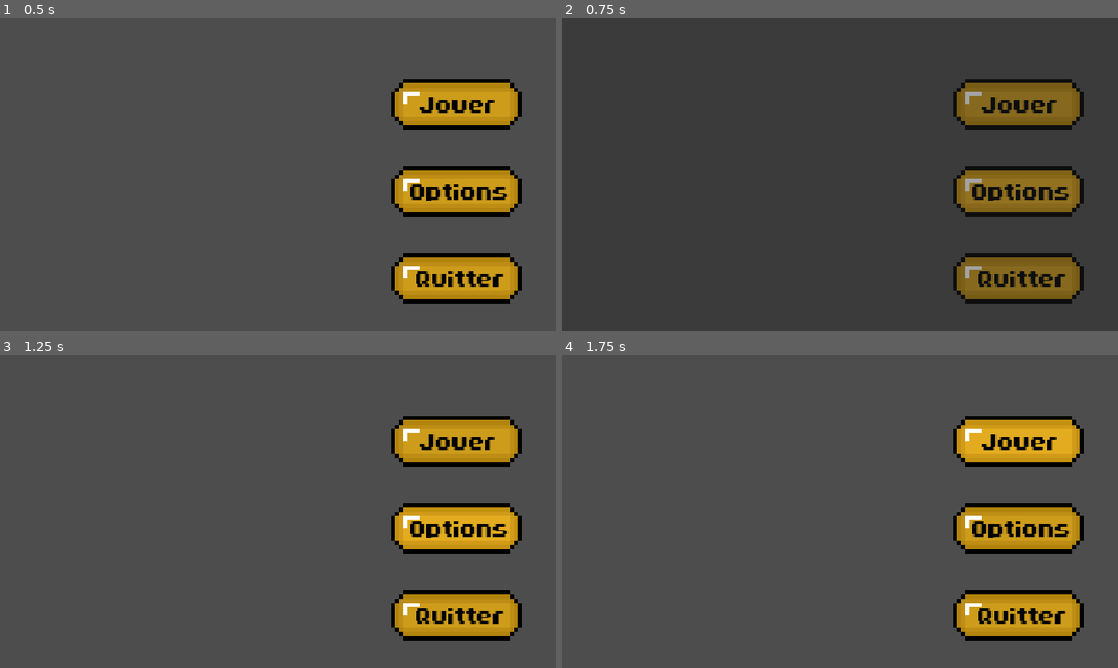
Above: before the commit, frames 1-4 (two rows, left to right).
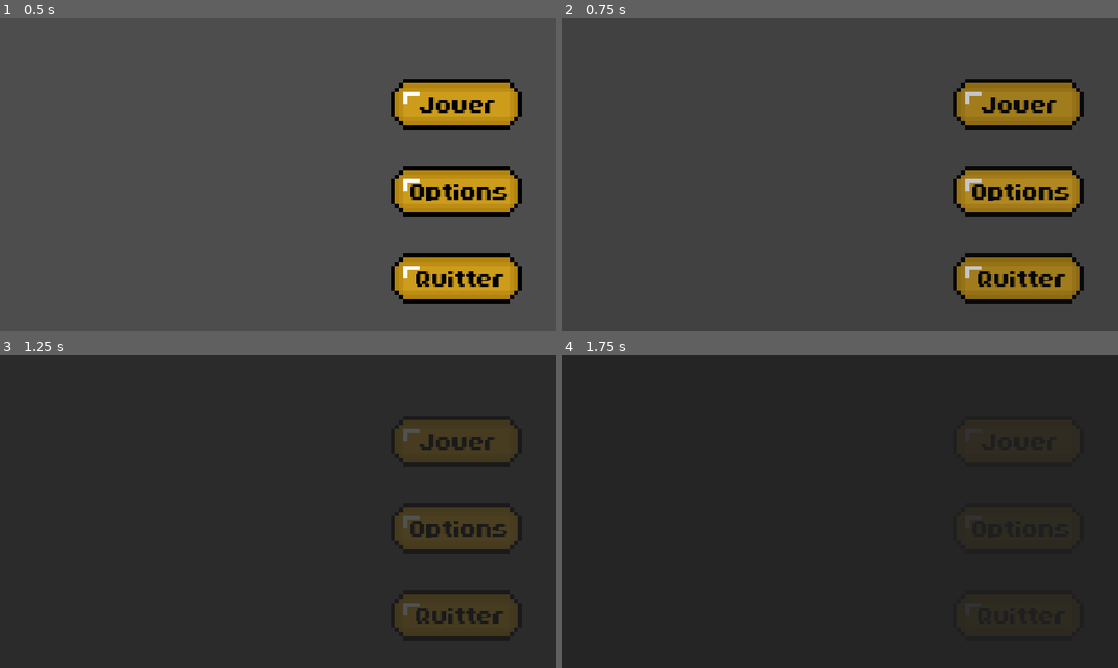
Above: after the commit, the same moments.

Repository: Abderrahim-bouhraoua/Le-Reste-Vivre
Game: Godot game, scene res://scenes/menu_principal.tscn
The game is run twice, just before and just after one commit, with the same random seed, the same clock (stepped at 60 frames per second) and the same inputs.
Inputs (mouse positions are in pixels of both pictures, inside the frame that each line leads up to):
- Up to frame 1 (0.5 s): no input
- Up to frame 2 (0.75 s): click (1017, 190) at 0.5 s
- Up to frame 3 (1.25 s): no input
- Up to frame 4 (1.75 s): click (1017, 442) at 1.25 s

Frame 1 is identical in both runs. In frame 2, 5.7% of the frame differs, in the area x 71-94%, y 22-89%; in frame 3, 100%; in frame 4, 100%, in the area x 0-100%, y 0-100%.

Commit message:
Fix bug transition d'animation timer

Diff:
--- a/scenes/fade_transition.tscn
+++ b/scenes/fade_transition.tscn
@@ -11,9 +11,9 @@
 tracks/0/loop_wrap = true
 tracks/0/keys = {
 "times": PackedFloat32Array(0, 0.5),
-"transitions": PackedFloat32Array(0.5, 1),
+"transitions": PackedFloat32Array(1, 1),
 "update": 0,
-"values": [Color(1, 1, 1, 1), Color(1, 1, 1, 0)]
+"values": [Color(1, 1, 1, 0), Color(1, 1, 1, 1)]
 }
 
 [sub_resource type="Animation" id="Animation_6uw4y"]
@@ -27,9 +27,9 @@
 tracks/0/loop_wrap = true
 tracks/0/keys = {
 "times": PackedFloat32Array(0, 0.5),
-"transitions": PackedFloat32Array(2, 1),
+"transitions": PackedFloat32Array(1, 1),
 "update": 0,
-"values": [Color(1, 1, 1, 0), Color(1, 1, 1, 1)]
+"values": [Color(1, 1, 1, 1), Color(1, 1, 1, 0)]
 }
 
 [sub_resource type="Animation" id="Animation_RESET"]
@@ -44,7 +44,7 @@
 "times": PackedFloat32Array(0),
 "transitions": PackedFloat32Array(1),
 "update": 0,
-"values": [Color(1, 1, 1, 1)]
+"values": [Color(1, 1, 1, 0)]
 }
 
 [sub_resource type="AnimationLibrary" id="AnimationLibrary_3nli8"]
@@ -58,7 +58,7 @@
 offset_right = 1397.0
 offset_bottom = 818.0
 mouse_filter = 2
-color = Color(0.13149942, 0.13149942, 0.13149942, 1)
+color = Color(0, 0, 0, 1)
 
 [node name="AnimationPlayer" type="AnimationPlayer" parent="." unique_id=438213010]
 libraries = {
--- a/scenes/menu_principal.tscn
+++ b/scenes/menu_principal.tscn
@@ -60,6 +60,8 @@
 
 [node name="Fade_transition" parent="." unique_id=812621672 instance=ExtResource("11_jaljy")]
 visible = false
+modulate = Color(1, 1, 1, 0)
+color = Color(0.13149942, 0.13149942, 0.13149942, 1)
 
 [node name="fade_timer" type="Timer" parent="Fade_transition" unique_id=1017364573]
 
--- a/scenes/scriptMapPrincipale.gd
+++ b/scenes/scriptMapPrincipale.gd
@@ -3,8 +3,10 @@
 
 # Called when the node enters the scene tree for the first time.
 func _ready() -> void:
+	$fade_transition.show()
+	$fade_transition/AnimationPlayer.play("RESET")
+	await get_tree().create_timer(0.1).timeout
 	$fade_transition/AnimationPlayer.play("fade_out")
-	pass # Replace with function body.
 
 
 # Called every frame. 'delta' is the elapsed time since the previous frame.
--- a/scripts/menu_principal.gd
+++ b/scripts/menu_principal.gd
@@ -1,5 +1,4 @@
 extends Node2D
-
 
 
 enum boutonMenu {
@@ -9,10 +8,14 @@
 	QUITTER
 }
 var type_bouton: boutonMenu = boutonMenu.AUCUN
+var en_transition: bool = false  # pour pas cliquer plusieurs fois
 
-# Called when the node enters the scene tree for the first time.
+
 func _ready() -> void:
-	pass # Replace with function body.
+	$Fade_transition/fade_timer.wait_time = 0.5
+	$Fade_transition/fade_timer.one_shot = true
+	$Fade_transition.show()
+	$Fade_transition/AnimationPlayer.play("RESET")
 
 
 # Called every frame. 'delta' is the elapsed time since the previous frame.
@@ -20,25 +23,26 @@
 	pass
 
 
+func lancer_transition(bouton: boutonMenu) -> void:
+	if en_transition:
+		return
+	en_transition = true
+	type_bouton = bouton
+	$ButtonManager.mouse_filter = Control.MOUSE_FILTER_STOP
+	$Fade_transition/AnimationPlayer.play("fade_in")
+	$Fade_transition/fade_timer.start()
+
+
 func _on_jouer_pressed() -> void:
-	type_bouton = boutonMenu.JOUER
-	$Fade_transition.show()
-	$Fade_transition/fade_timer.start()
-	$Fade_transition/AnimationPlayer.play("fade_in")
+	lancer_transition(boutonMenu.JOUER)
 
 
 func _on_options_pressed() -> void:
-	type_bouton = boutonMenu.OPTIONS
-	$Fade_transition.show()
-	$Fade_transition/fade_timer.start()
-	$Fade_transition/AnimationPlayer.play("fade_in")
+	lancer_transition(boutonMenu.OPTIONS)
 
 
 func _on_quitter_pressed() -> void:
-	type_bouton = boutonMenu.QUITTER
-	$Fade_transition.show()
-	$Fade_transition/fade_timer.start()
-	$Fade_transition/AnimationPlayer.play("fade_in")
+	lancer_transition(boutonMenu.QUITTER)
 
 
 func _on_fade_timer_timeout() -> void:
@@ -47,9 +51,13 @@
 			get_tree().change_scene_to_file("res://scenes/main.tscn")
 
 		boutonMenu.OPTIONS:
-			pass
+			en_transition = false
+			$ButtonManager.mouse_filter = Control.MOUSE_FILTER_IGNORE
+			$Fade_transition/AnimationPlayer.play("fade_out")
+			#a faire plus tard
+
 		boutonMenu.QUITTER:
 			get_tree().quit()
 
 		boutonMenu.AUCUN:
-			pass
+			en_transition = false
